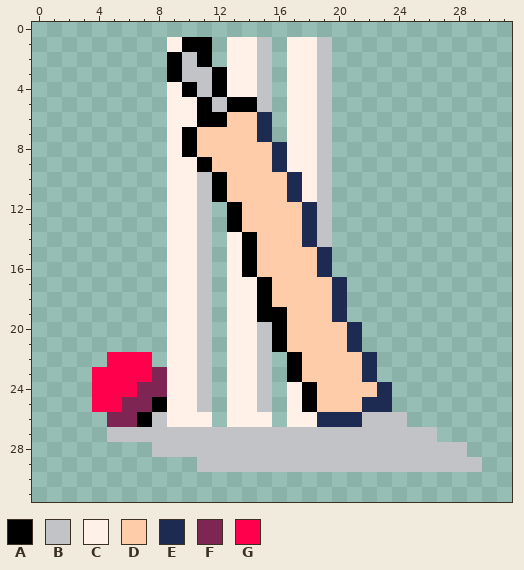
Edited in one commit: pixel-art file (src/sprites/bat.aseprite). Above: the version before the commit.
32x32 pixels, 1 frame.
Palette (. is transparent): A #000000  B #c2c3c7  C #fff1e8  D #ffccaa  E #1d2b53  F #7e2553  G #ff004d
The result:
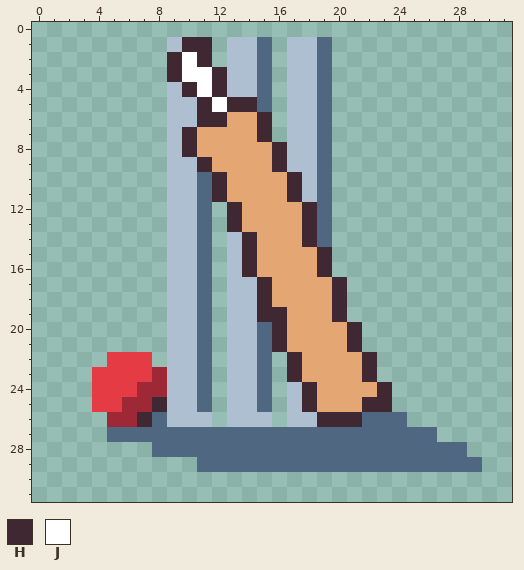
Colours new in this view: H #3f2832  J #ffffff
The exact change:
Colour B changes from #c2c3c7 to #4f6781.
Colour C changes from #fff1e8 to #afbfd2.
Colour D changes from #ffccaa to #e4a672.
Colour F changes from #7e2553 to #9e2835.
Colour G changes from #ff004d to #e53b44.
The edit turns colour A into colour H in row 1 at x 10 to 11; in row 2 at x 9 and 11; in row 3 at x 9 and 12; in row 4 at x 10 and 12; in row 5 at x 11 and 13 to 14; in row 6 at x 11 to 12.
The edit turns colour A into colour H in rows 7 to 8 at x 10; in row 9 at x 11; in rows 10 to 11 at x 12; in rows 12 to 13 at x 13; in rows 14 to 16 at x 14; in rows 17 to 18 at x 15.
The edit turns colour A into colour H in row 19 at x 15 to 16; in rows 20 to 21 at x 16; in rows 22 to 23 at x 17; in row 24 at x 18; in row 25 at x 8 and 18; in row 26 at x 7.
The edit turns colour E into colour H in rows 6 to 7 at x 15; in rows 8 to 9 at x 16; in rows 10 to 11 at x 17; in rows 12 to 14 at x 18; in rows 15 to 16 at x 19; in rows 17 to 19 at x 20.
The edit turns colour E into colour H in rows 20 to 21 at x 21; in rows 22 to 23 at x 22; in row 24 at x 23; in row 25 at x 22 to 23; in row 26 at x 19 to 21.
The edit turns colour B into colour J in row 2 at x 10; in row 3 at x 10 to 11; in row 4 at x 11; in row 5 at x 12.
Pixel boxes of the changes (left, top, right, bottom) in both pictures:
changed: (92, 37, 482, 472)
